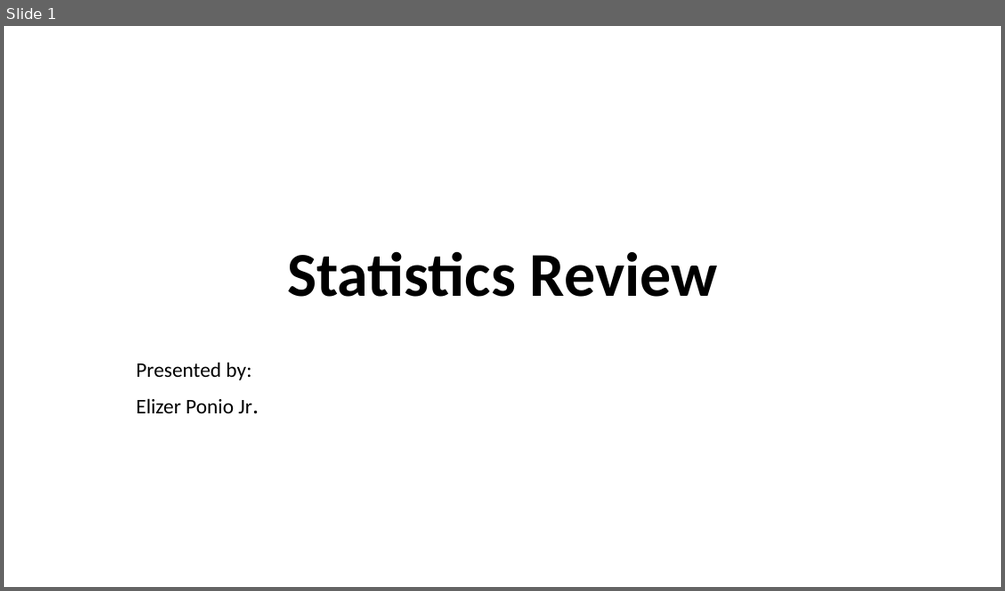
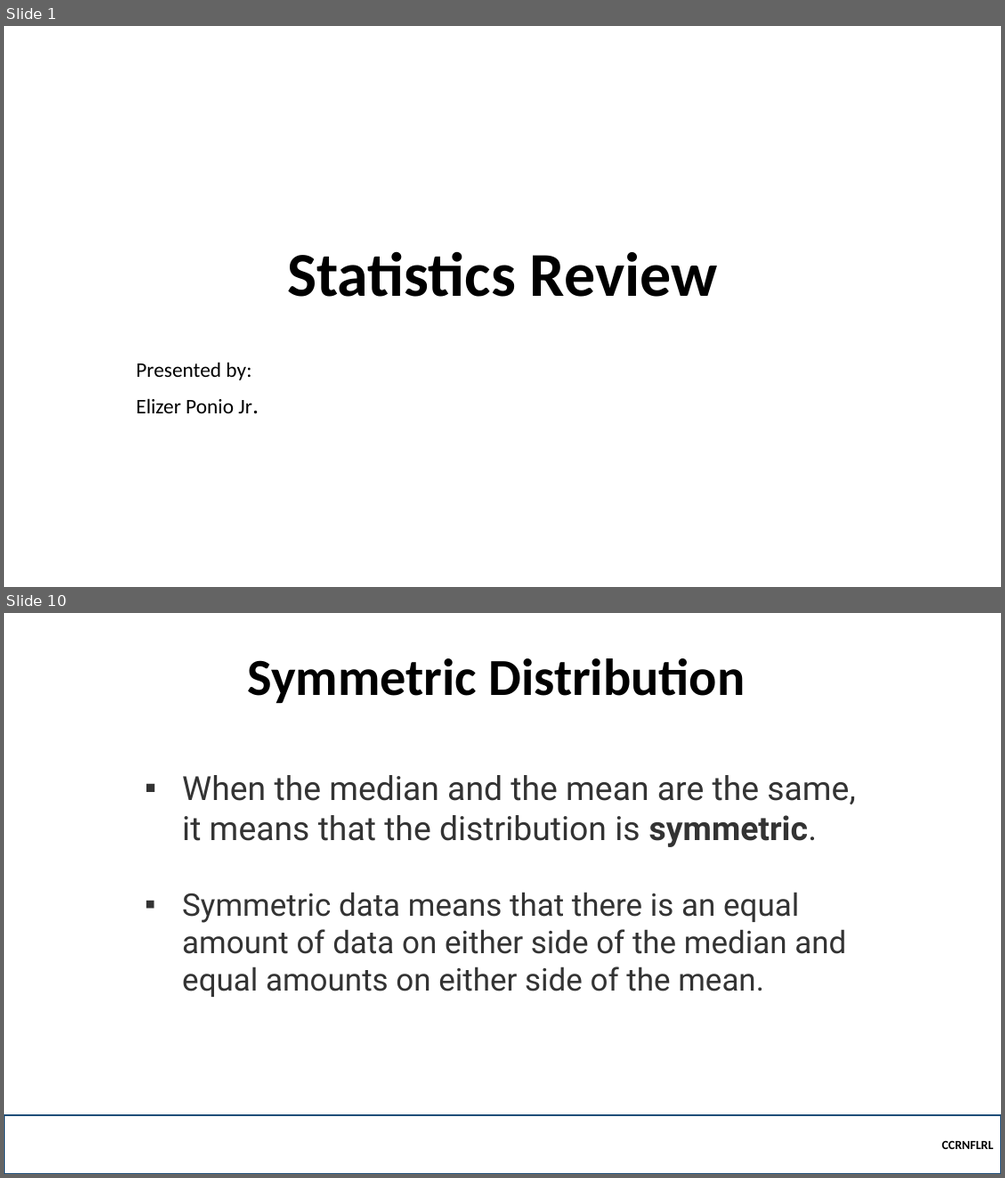
Before and after one commit to robitussin/CCRNFLRL, a slide deck: week_1/Statistics Review.pptx. Shown one above the other, each under a label of ours: slide 1 before the commit, slides 1 and 10 after it; the slides between them are not shown. The pictures are 1005x591 and 1005x1178 pixels, drawn with LibreOffice and Linux fonts; fonts in the diff are those of the drawing; background and template pictures are left out. Boxes give left, top, right and bottom in pixels: in the first picture for what was removed or moved away, otherwise in the second. Text is boxed around its words. In the diff, an @@ line names an element or a change of style, - is before the commit and + after.

```diff
--- a/week_1/Statistics Review.pptx
+++ b/week_1/Statistics Review.pptx
@@ slide 10 added at [4,613,1001,1174], background picture (left out) @@
@@ title added at [247,658,744,704], 50 pt, text #000000, bold @@
+Symmetric Distribution
@@ text added at [182,775,855,997], 30 pt, text #333333 @@
+▪ When the median and the mean are the same, it means that the distribution is symmetric.
+▪ Symmetric data means that there is an equal amount of data on either side of the median and equal amounts on either side of the mean.
@@ rectangle added at [4,1115,1001,1174], outline #1F4E79 2.25 pt, 12 pt, text #000000, bold @@
+CCRNFLRL
```
Also in this commit, not shown: 8 slides changed, 24 other slides added, 2 other files.
